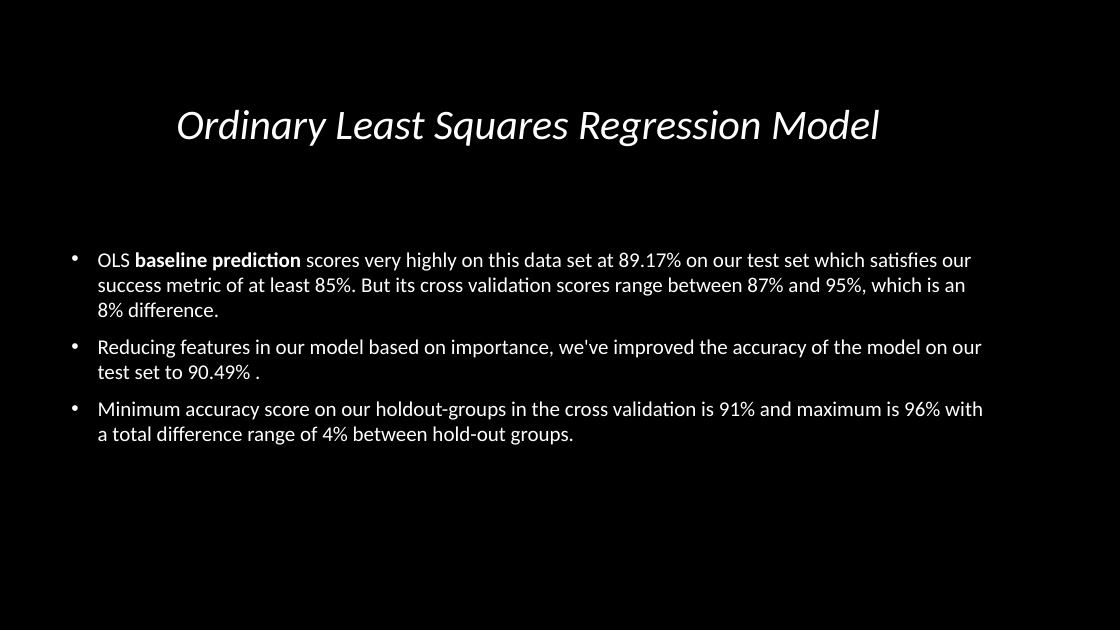
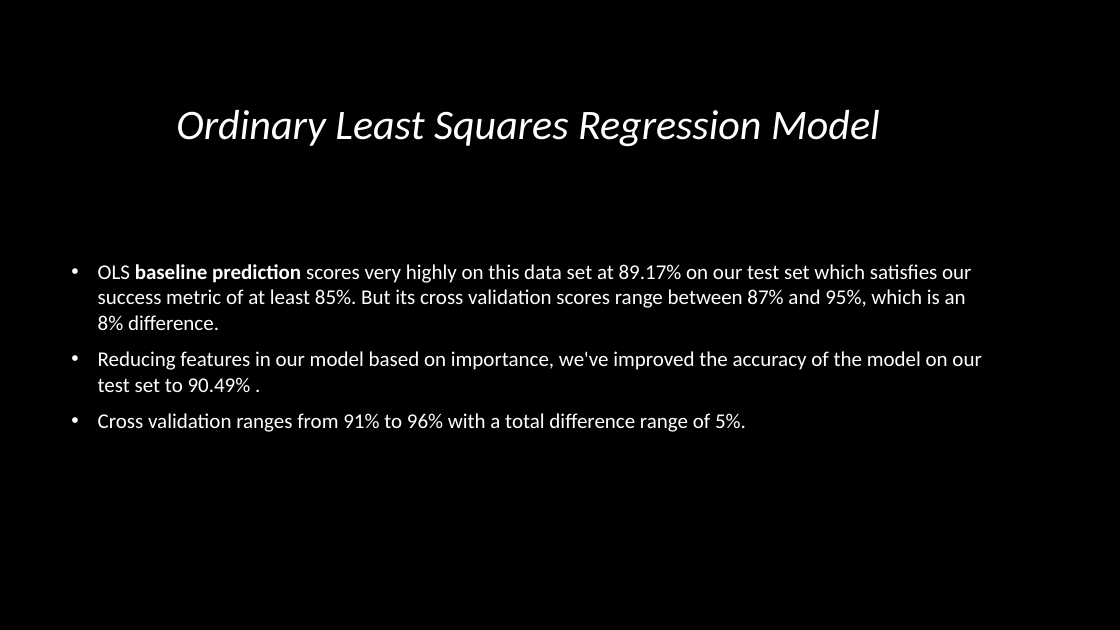
Before and after one commit to ayan1995/Thinkful, a slide deck: slide 13 of Bootcamp/Unit 3 Deeper into Supervised Learning/Supervised Learning Capstone/data-science-for-good/PASSNYC Capstone Predicting Attendance .pptx. Drawn at 1120x630 pixels with LibreOffice and Linux fonts; fonts in the diff are those of the drawing; background and template pictures are left out. Boxes give left, top, right and bottom in pixels: in the first picture for what was removed or moved away, otherwise in the second. Text is boxed around its words. In the diff, an @@ line names an element or a change of style, - is before the commit and + after.

```diff
--- a/Bootcamp/Unit 3 Deeper into Supervised Learning/Supervised Learning Capstone/data-science-for-good/PASSNYC Capstone Predicting Attendance .pptx
+++ b/Bootcamp/Unit 3 Deeper into Supervised Learning/Supervised Learning Capstone/data-science-for-good/PASSNYC Capstone Predicting Attendance .pptx
@@ text at (98, 413, 746, 432): text changed @@
-• Minimum accuracy score on our holdout-groups in the cross validation is 91% and maximum is 96% with a total difference range of 4% between hold-out groups.
+• Cross validation ranges from 91% to 96% with a total difference range of 5%.
```
Also in this commit, not shown: 5 other slides changed, 2 other files.
